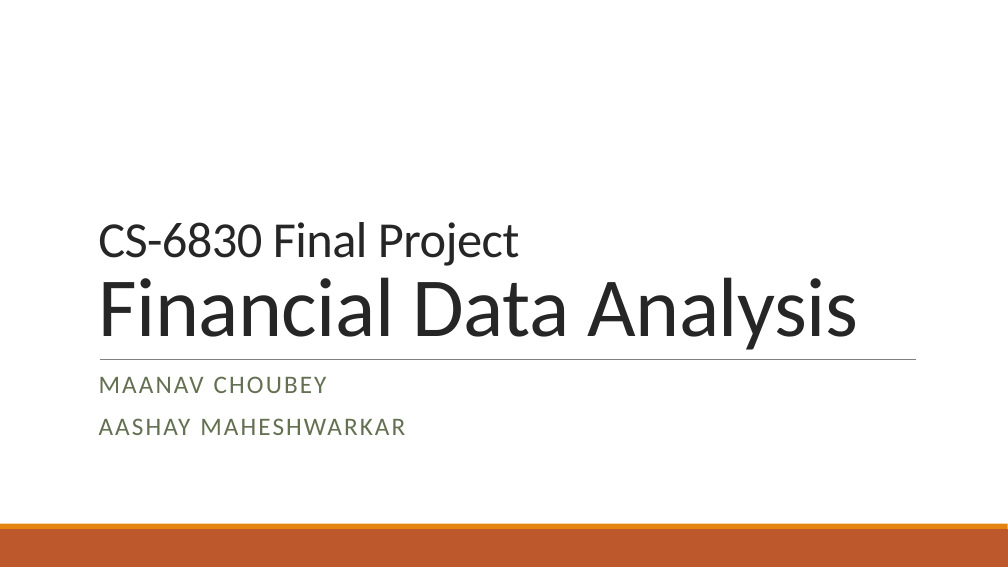
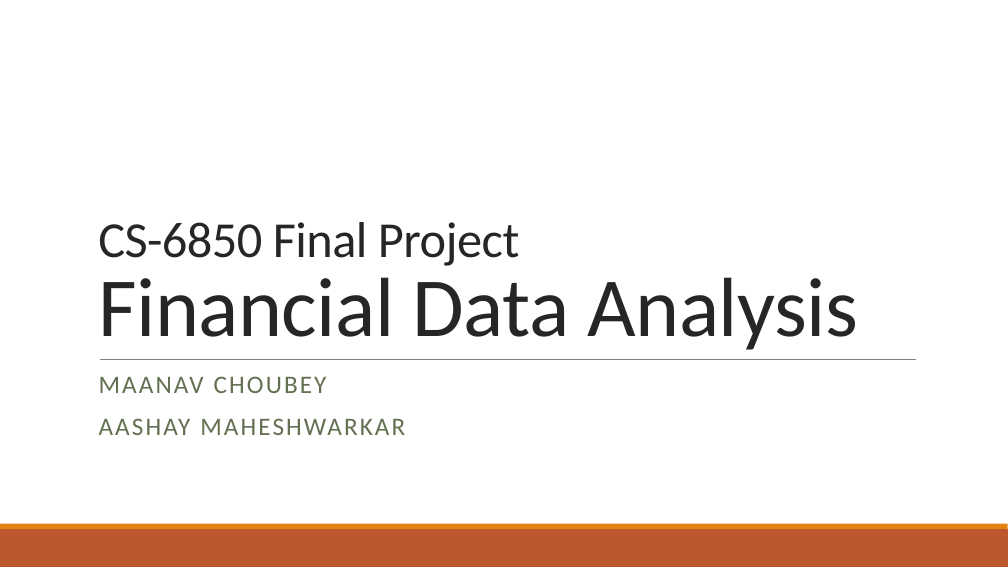
Before and after one commit to maanavchoubey/CS6850-Final, a slide deck: slide 1 of CS-6850 Final.pptx. Drawn at 1008x567 pixels with LibreOffice and Linux fonts; fonts in the diff are those of the drawing. Boxes give left, top, right and bottom in pixels: in the first picture for what was removed or moved away, otherwise in the second. Text is boxed around its words. In the diff, an @@ line names an element or a change of style, - is before the commit and + after.

Commit message:
last commit

```diff
--- a/CS-6850 Final.pptx
+++ b/CS-6850 Final.pptx
@@ title at (x1=98, y1=222, x2=859, y2=350): text changed @@
-CS-6830 Final Project
-Financial Data Analysis
+CS-6850 Final Project
+Financial Data Analysis
```
